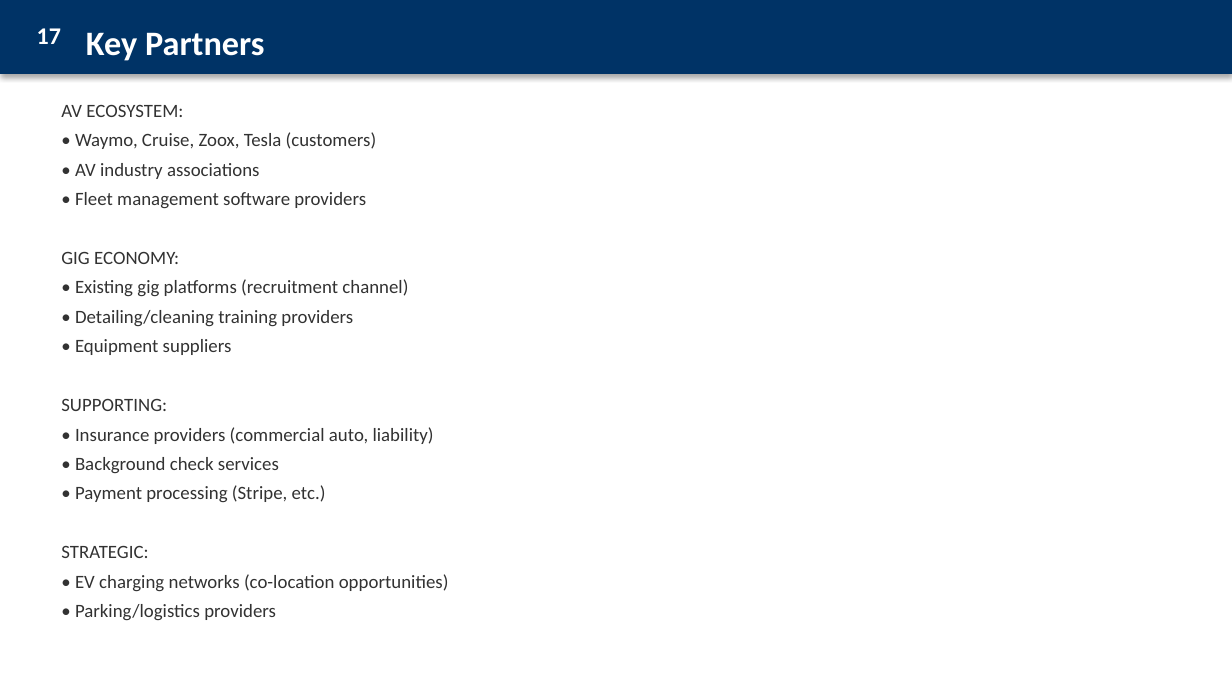
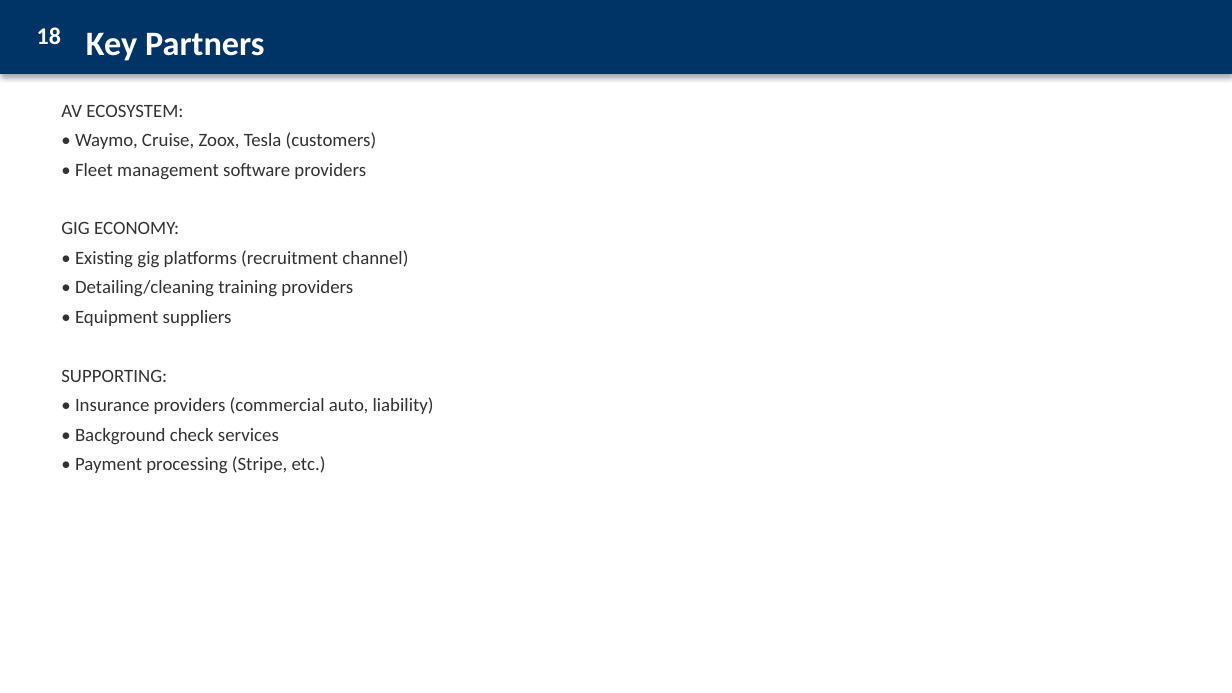
Before and after one commit to TidyTails/motra-landing, a slide deck: slide 19 of pitch/MOTRA-Business-Plan.pptx (slide 18 before the commit). Drawn at 1232x693 pixels with LibreOffice and Linux fonts; fonts in the diff are those of the drawing. Boxes give left, top, right and bottom in pixels: in the first picture for what was removed or moved away, otherwise in the second. Text is boxed around its words. In the diff, an @@ line names an element or a change of style, - is before the commit and + after.

```diff
--- a/pitch/MOTRA-Business-Plan.pptx
+++ b/pitch/MOTRA-Business-Plan.pptx
@@ text at box(37, 27, 61, 44): text changed @@
-17
+18
@@ text at box(75, 163, 260, 179): paragraph removed @@
-• AV industry associations
@@ text at box(61, 546, 449, 620): paragraphs removed @@
-STRATEGIC:
-• EV charging networks (co-location opportunities)
-• Parking/logistics providers
```
Also in this commit, not shown: 6 other slides changed, 1 slide added, 1 other file.
